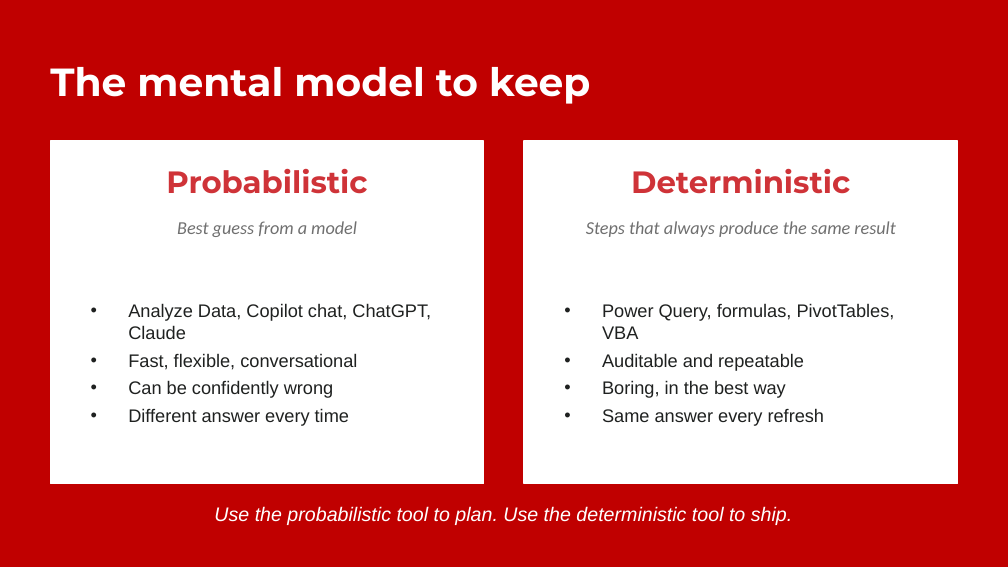
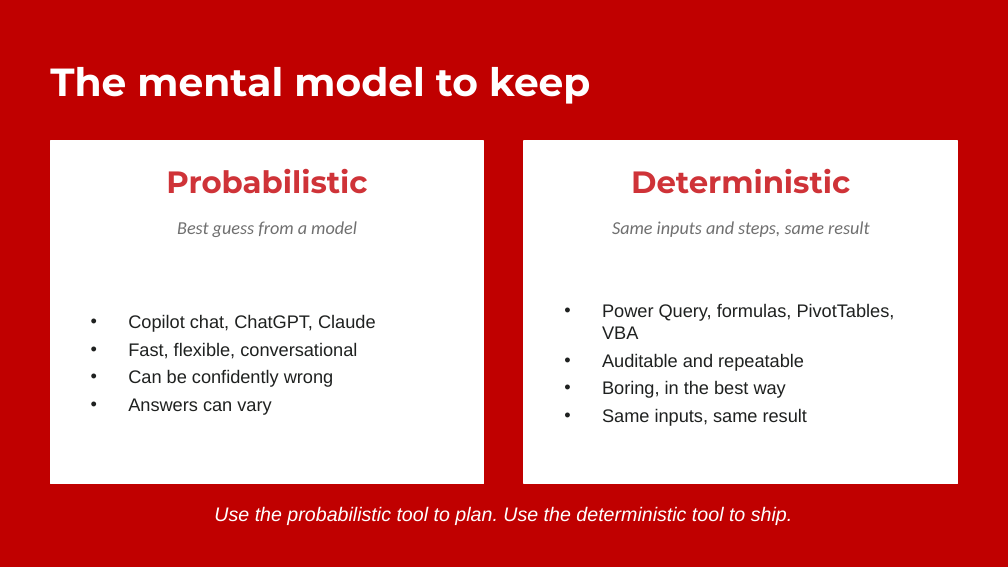
Before and after one commit to stringfestdata/ai-for-excel-demo-day, a slide deck: slide 11 of AI-for-Excel-Demo-Day.pptx. Drawn at 1008x567 pixels with LibreOffice and Linux fonts; fonts in the diff are those of the drawing. Boxes give left, top, right and bottom in pixels: in the first picture for what was removed or moved away, otherwise in the second. Text is boxed around its words. In the diff, an @@ line names an element or a change of style, - is before the commit and + after.

```diff
--- a/AI-for-Excel-Demo-Day.pptx
+++ b/AI-for-Excel-Demo-Day.pptx
@@ text at bbox=[612, 221, 870, 237]: text changed @@
-Steps that always produce the same result
+Same inputs and steps, same result
@@ text at bbox=[128, 314, 376, 332]: text changed @@
-• Analyze Data, Copilot chat, ChatGPT, Claude
+• Copilot chat, ChatGPT, Claude
@@ text at bbox=[128, 398, 271, 415]: text changed @@
-• Different answer every time
+• Answers can vary
@@ text at bbox=[602, 408, 807, 426]: text changed @@
-• Same answer every refresh
+• Same inputs, same result
```
Also in this commit, not shown: 16 other slides changed, 1 slide added, 1 slide removed, 5 other files.
